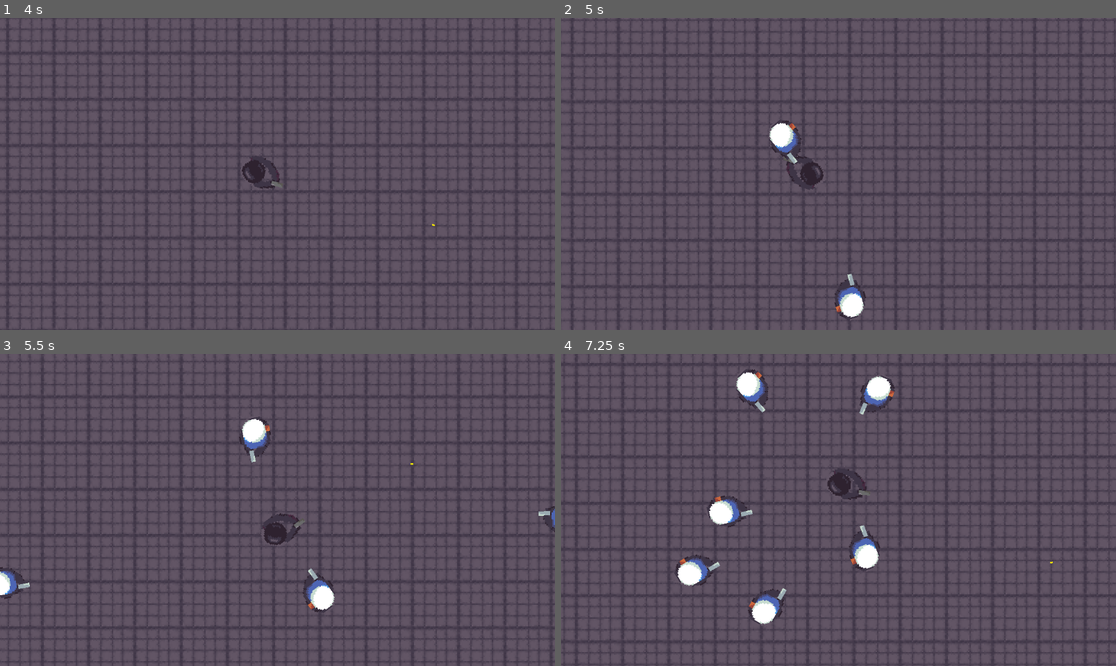
Above: before the commit, frames 1-4 (two rows, left to right).
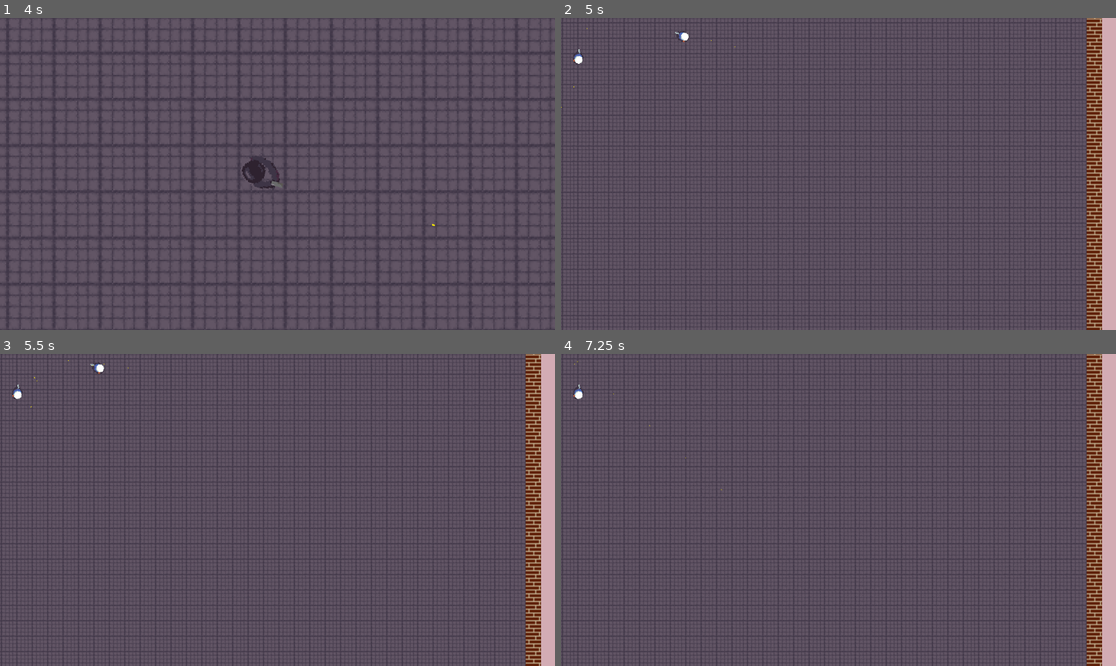
Above: after the commit, the same moments.

Repository: olzorz/THOA-SWMG
Game: Godot game, scene res://Scenes/game_scene.tscn
The game is run twice, just before and just after one commit, with the same random seed, the same clock (stepped at 60 frames per second) and the same inputs.
Inputs (mouse positions are in pixels of both pictures, inside the frame that each line leads up to):
- Up to frame 1 (4 s): tap Enter at 0.5 s; move the mouse to (399, 158) at 0.52 s; hold D (move_right) 0.53-1.28 s; click (399, 158) at 0.6 s; move the mouse to (166, 189) at 1.27 s; hold S (move_down) 1.28-2.03 s; click (166, 189) at 1.35 s; move the mouse to (333, 105) at 2.02 s; hold D (move_right) 2.03-2.78 s; click (333, 105) at 2.1 s; move the mouse to (249, 236) at 2.77 s; hold W (move_up) 2.78-3.53 s; click (249, 236) at 2.85 s; move the mouse to (444, 220) at 3.52 s; hold A (move_left) from 3.53 s (still down); click (444, 220) at 3.6 s
- Up to frame 2 (5 s): keep holding A (move_left); move the mouse to (672, 127) at 4.27 s; click (672, 127) at 4.35 s
- Up to frame 3 (5.5 s): move the mouse to (305, 510) at 5.02 s; release A (move_left) at 5.03 s; hold S (move_down) from 5.03 s (still down); click (305, 510) at 5.1 s
- Up to frame 4 (7.25 s): move the mouse to (755, 432) at 5.77 s; release S (move_down) at 5.78 s; hold D (move_right) 5.78-6.53 s; click (755, 432) at 5.85 s; move the mouse to (960, 494) at 6.52 s; hold W (move_up) from 6.53 s (still down); click (960, 494) at 6.6 s

Frame 1 is identical in both runs. In frame 2, 18% of the frame differs, in the area x 0-100%, y 0-100%; in frame 3, 17%; in frame 4, 19%.

Commit message:
Added guns to police
Police can now shoot and kill player.

Diff:
--- a/Scenes/gun.tscn
+++ b/Scenes/gun.tscn
@@ -5,5 +5,8 @@
 [node name="gun" type="Node2D" unique_id=1663054832]
 script = ExtResource("1_oqrbh")
 
-[node name="Marker2D" type="Marker2D" parent="." unique_id=1446362450]
-position = Vector2(3, -0.5)
+[node name="Timer" type="Timer" parent="." unique_id=1222935564]
+wait_time = 0.5
+autostart = true
+
+[connection signal="timeout" from="Timer" to="." method="shoot_time"]
--- a/Scenes/player.tscn
+++ b/Scenes/player.tscn
@@ -26,7 +26,8 @@
 script = ExtResource("3_vgqql")
 
 [node name="gun" parent="." unique_id=1663054832 instance=ExtResource("3_6t5aa")]
-position = Vector2(19, 5)
+position = Vector2(22, 4.5)
+player = true
 
 [node name="HealthComponent" type="Node" parent="." unique_id=900952249]
 script = ExtResource("5_fkybt")
--- a/Scenes/police.tscn
+++ b/Scenes/police.tscn
@@ -3,6 +3,7 @@
 [ext_resource type="Script" uid="uid://d0ho1ta6tmlj8" path="res://Scripts/police.gd" id="1_b50pw"]
 [ext_resource type="Texture2D" uid="uid://ddgklxtljv5h" path="res://Assets/police.png" id="2_8r43d"]
 [ext_resource type="Script" uid="uid://dnqtsnqt7tibk" path="res://Scripts/health_component.gd" id="3_8r43d"]
+[ext_resource type="PackedScene" uid="uid://d0n7seuaqfuqr" path="res://Scenes/gun.tscn" id="4_5t67j"]
 
 [sub_resource type="CircleShape2D" id="CircleShape2D_b50pw"]
 radius = 11.0
@@ -26,5 +27,8 @@
 wait_time = 0.5
 autostart = true
 
+[node name="gun" parent="." unique_id=1663054832 instance=ExtResource("4_5t67j")]
+position = Vector2(21, 5)
+
 [connection signal="dead" from="HealthComponent" to="." method="is_dead"]
 [connection signal="timeout" from="MovementTimer" to="." method="movement_calculation"]
--- a/Scripts/gun.gd
+++ b/Scripts/gun.gd
@@ -1,10 +1,21 @@
 extends Node2D
 
 const BULLET := preload("res://Scenes/bullet.tscn")
+@export var player : bool = false
+var shoot_timer : bool = false
 # Called every frame. 'delta' is the elapsed time since the previous frame.
 func _process(_delta: float) -> void:
-	if Input.is_action_just_pressed("shoot"):
-		var bullet_instance = BULLET.instantiate()
-		get_tree().root.add_child(bullet_instance)
-		bullet_instance.global_position = $Marker2D.global_position
-		bullet_instance.global_rotation = global_rotation
+	if Input.is_action_just_pressed("shoot") and player:
+		shoot()
+	elif shoot_timer and not player:
+		shoot()
+		shoot_timer = false
+
+func shoot() -> void:
+	var bullet_instance = BULLET.instantiate()
+	get_tree().root.add_child(bullet_instance)
+	bullet_instance.global_position = global_position
+	bullet_instance.global_rotation = global_rotation
+
+func shoot_time() -> void:
+	shoot_timer = true # Replace with function body.
